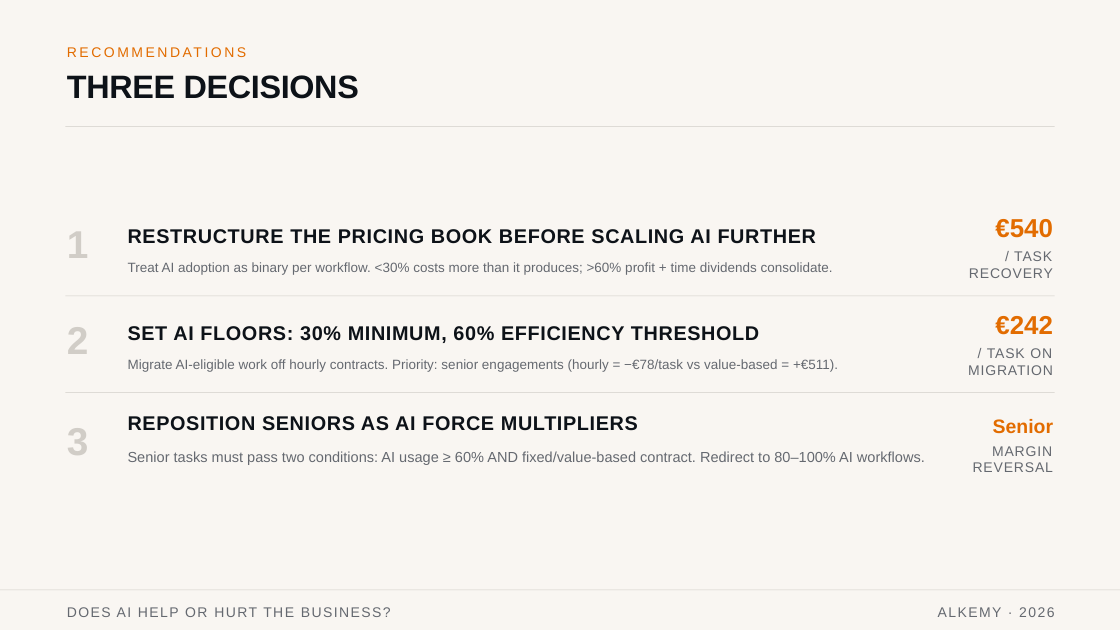
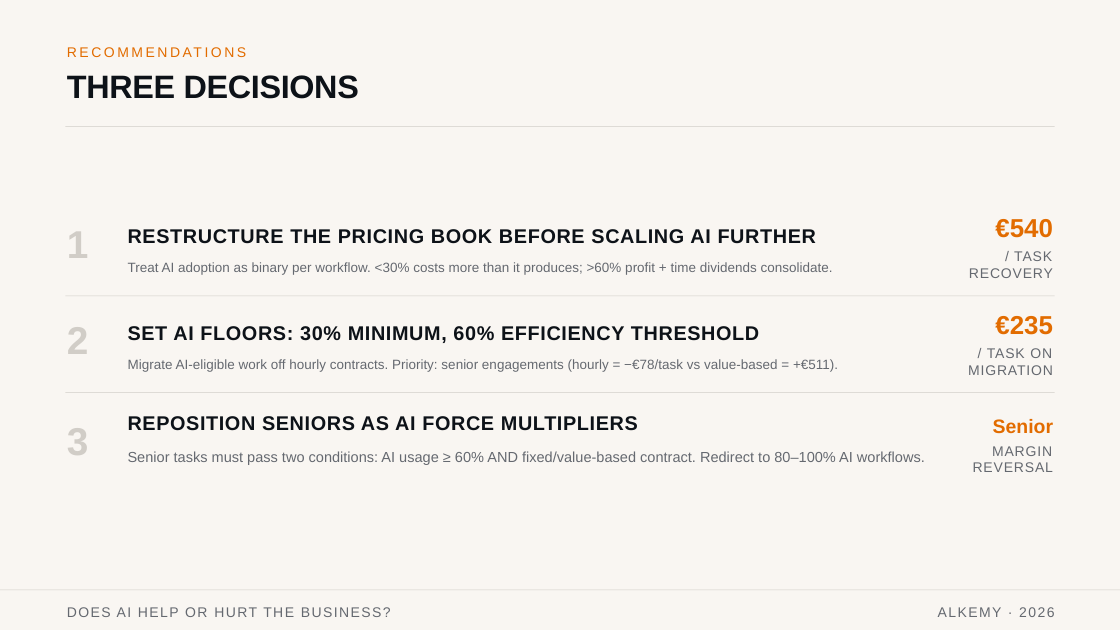
Before and after one commit to tabbba/Machine-Learning-810161, a slide deck: slide 15 of Alkemy_Business_Presentation_1final1.pptx. Drawn at 1120x630 pixels with LibreOffice and Linux fonts; fonts in the diff are those of the drawing. Boxes give left, top, right and bottom in pixels: in the first picture for what was removed or moved away, otherwise in the second. Text is boxed around its words. In the diff, an @@ line names an element or a change of style, - is before the commit and + after.

```diff
--- a/Alkemy_Business_Presentation_1final1.pptx
+++ b/Alkemy_Business_Presentation_1final1.pptx
@@ text at <box>995,316,1053,335</box>: text changed @@
-€242
+€235
```
Also in this commit, not shown: 6 other slides changed, 2 other files.
